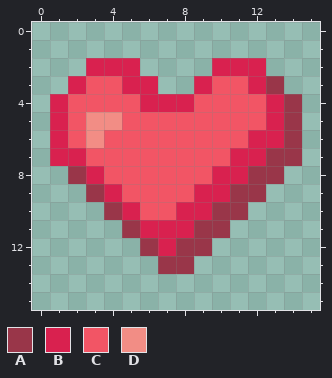
Pixel-art sprite -- sprites/Vida.png. That is the earlier state.
The file is 16x16 pixels.
Palette (. is transparent): A #993649  B #d9214f  C #f25565  D #f28d85
Pixels before, first column x 1:
 2 ..BBB....BBB..
 3 .BCCBB..BCCBA.
 4 BCCCCBBBCCCCBA
 5 BCDDCCCCCCCCBA
 6 BCDCCCCCCCCBBA
 7 BBCCCCCCCCBBAA
 8 .ABCCCCCCBBAA.
 9 ..ABCCCCBBAA..
10 ...ABCCBBAA...
11 ....ABBBAA....
12 .....ABAA.....
13 ......AA......
After:
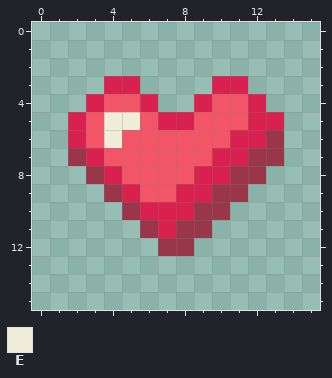
Colours new in this view: E #f0edd8
Difference:
Changed rows in their new state; - is an unchanged pixel.
first column x 1:
 2 --...----...--
 3 -..B-.--.BB..-
 4 ..B---..B--B..
 5 .BCEE-BB---B-.
 6 .BCE------B-A.
 7 .AB------B-A-.
 8 -.AB----B-A-.-
 9 --.AB--B-A-.--
10 ---.ABB-A-.---
11 ----.A-A-.----
12 -----.A-.-----
13 ------..------
Changed places in both pictures, as pixel boxes (x1, y1, x2, y2):
changed: (50, 58, 302, 274)
